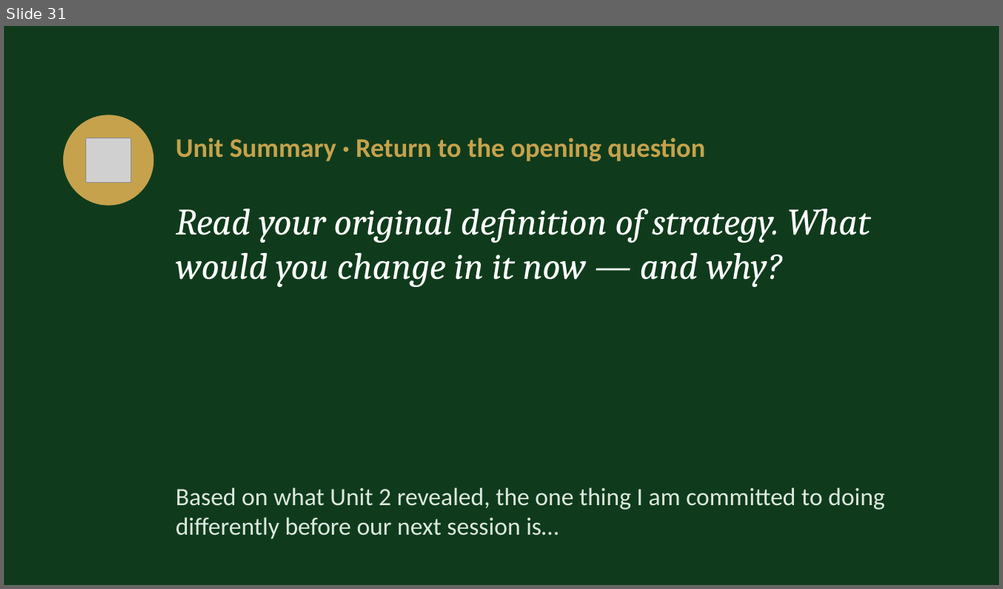
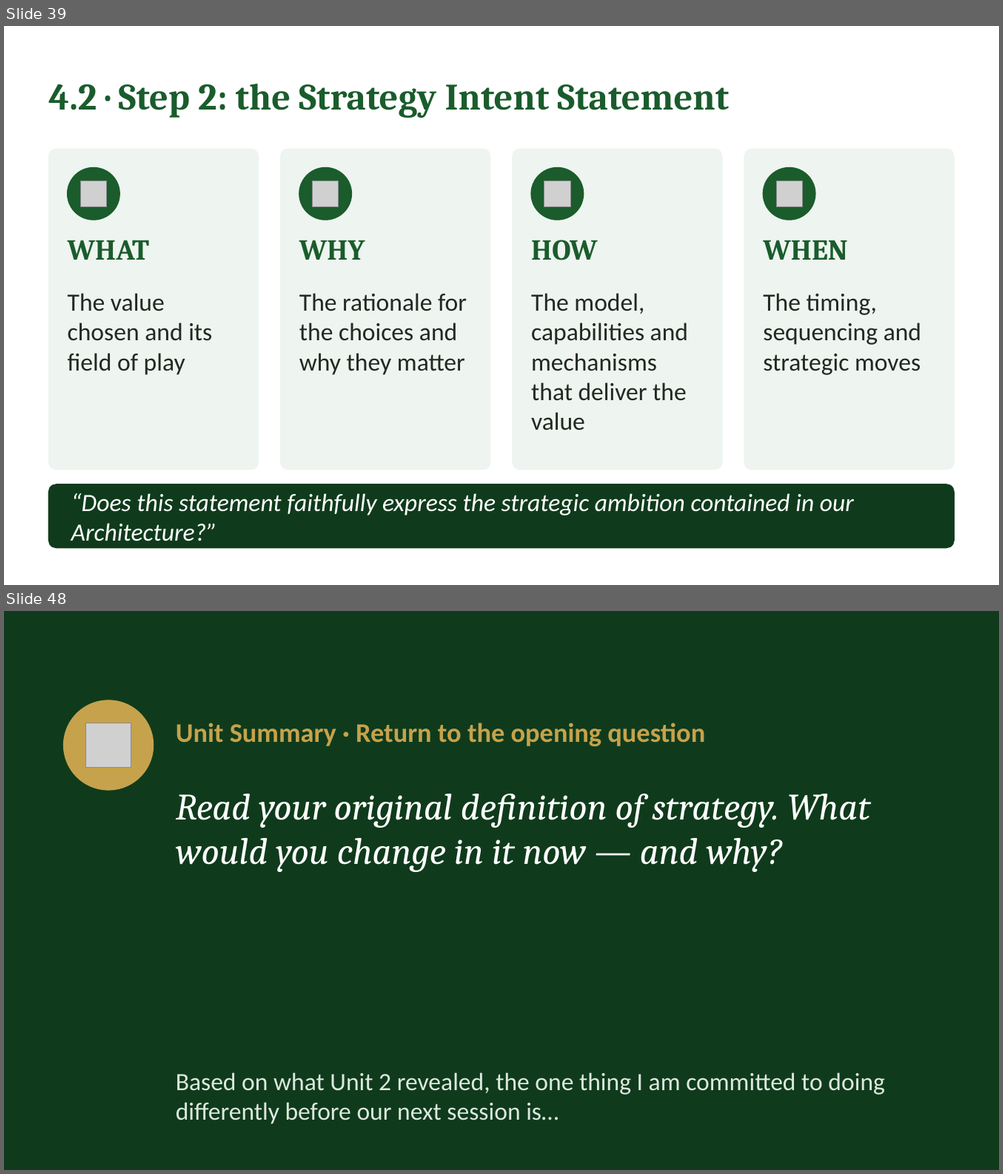
Before and after one commit to IBSL26/ibsl-platform, a slide deck: Unit decks/Unit 02 - Strategy Visioning & Success in Practice (SiP).pptx. Shown one above the other, each under a label of ours: slide 31 before the commit, slides 39 and 48 after it; the slides between them are not shown. The pictures are 1003x589 and 1003x1174 pixels, drawn with LibreOffice and Linux fonts; fonts in the diff are those of the drawing; grey boxes stand for pictures. Boxes give left, top, right and bottom in pixels: in the first picture for what was removed or moved away, otherwise in the second. Text is boxed around its words. In the diff, an @@ line names an element or a change of style, - is before the commit and + after.

```diff
--- a/Unit decks/Unit 02 - Strategy Visioning & Success in Practice (SiP).pptx
+++ b/Unit decks/Unit 02 - Strategy Visioning & Success in Practice (SiP).pptx
@@ slide 39 added at bbox=[4, 26, 999, 585], background #FFFFFF @@
@@ text added at bbox=[48, 84, 728, 118], 36 pt, text #1A5C2C, bold @@
+4.2 · Step 2: the Strategy Intent Statement
@@ rounded rectangle added at bbox=[48, 149, 259, 470], fill #EEF4EF, outline #EEF4EF 1 pt @@
@@ rounded rectangle added at bbox=[281, 149, 490, 470], fill #EEF4EF, outline #EEF4EF 1 pt @@
@@ rounded rectangle added at bbox=[513, 149, 723, 470], fill #EEF4EF, outline #EEF4EF 1 pt @@
@@ rounded rectangle added at bbox=[744, 149, 954, 470], fill #EEF4EF, outline #EEF4EF 1 pt @@
@@ ellipse added at bbox=[68, 168, 119, 220], fill #1A5C2C, outline #1A5C2C 1 pt @@
@@ ellipse added at bbox=[299, 168, 352, 220], fill #1A5C2C, outline #1A5C2C 1 pt @@
@@ ellipse added at bbox=[532, 168, 583, 220], fill #1A5C2C, outline #1A5C2C 1 pt @@
@@ ellipse added at bbox=[762, 168, 815, 220], fill #1A5C2C, outline #1A5C2C 1 pt @@
@@ picture added at bbox=[80, 181, 106, 207] @@
@@ picture added at bbox=[312, 181, 338, 207] @@
@@ picture added at bbox=[544, 181, 570, 207] @@
@@ picture added at bbox=[777, 181, 802, 207] @@
@@ text added at bbox=[68, 240, 149, 260], 28 pt, text #1A5C2C, bold @@
+WHAT
@@ text added at bbox=[299, 241, 365, 260], 28 pt, text #1A5C2C, bold @@
+WHY
@@ text added at bbox=[531, 240, 597, 261], 28 pt, text #1A5C2C, bold @@
+HOW
@@ text added at bbox=[762, 241, 847, 260], 28 pt, text #1A5C2C, bold @@
+WHEN
@@ text added at bbox=[68, 293, 212, 375], 24 pt, text #1F2A22 @@
+The value chosen and its field of play
@@ text added at bbox=[299, 293, 466, 375], 24 pt, text #1F2A22 @@
+The rationale for the choices and why they matter
@@ text added at bbox=[531, 293, 688, 431], 24 pt, text #1F2A22 @@
+The model, capabilities and mechanisms that deliver the value
@@ text added at bbox=[762, 293, 921, 375], 24 pt, text #1F2A22 @@
+The timing, sequencing and strategic moves
@@ rounded rectangle added at bbox=[48, 485, 954, 548], fill #0F3B1C, outline #0F3B1C 1 pt @@
@@ text added at bbox=[71, 494, 854, 542], 24 pt, text #FFFFFF, italic @@
+“Does this statement faithfully express the strategic ambition contained in our Architecture?”
@@ what was slide 31 is now slide 48 @@
```
Also in this commit, not shown: 16 slides changed, 28 other slides added, 12 slides removed, 47 other files.
